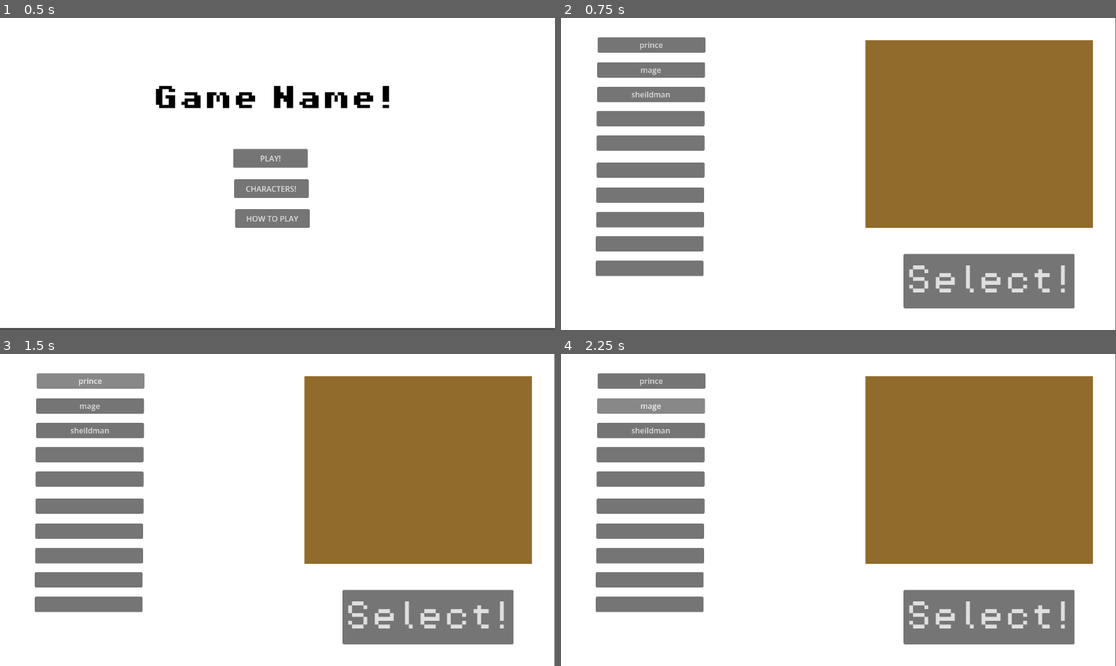
Above: before the commit, frames 1-4 (two rows, left to right).
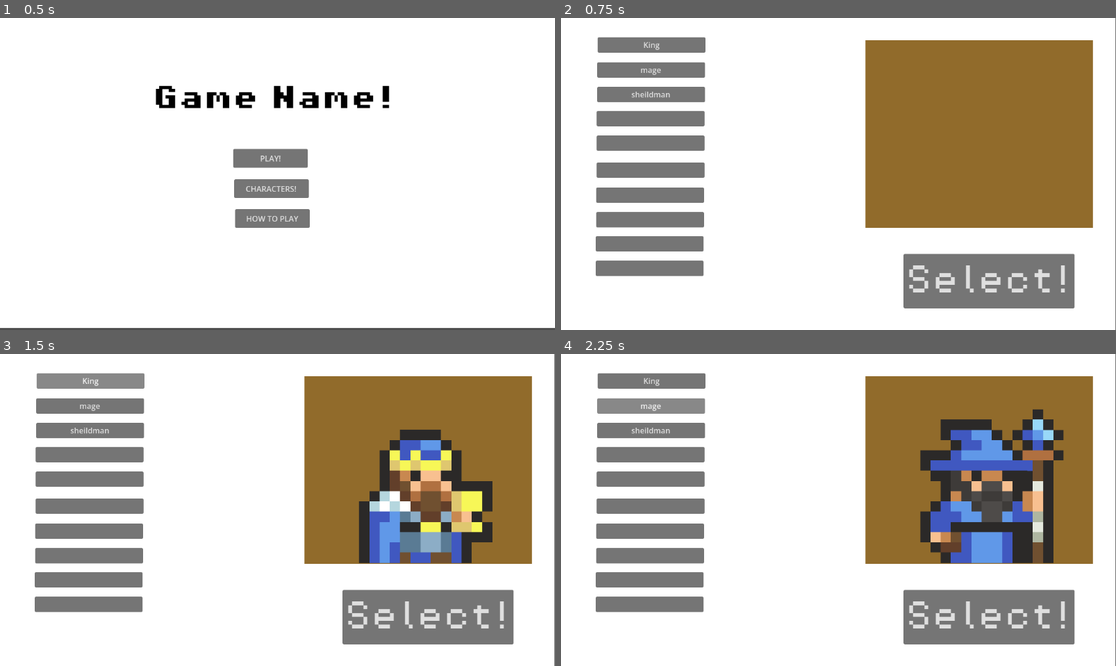
Above: after the commit, the same moments.

Repository: Eminence-dev12/-TheCoolCreativePeople--Haven_Hackclub_Game
Game: Godot game, scene res://scenes/main_menu.tscn
Two runs of this game, one before a commit and one after it. Both use one fixed random seed, a clock stepped at 60 frames per second and the inputs below.
Inputs:
- Up to frame 1 (0.5 s): no input
- Up to frame 2 (0.75 s): click "CHARACTERS!" at 0.5 s
- Up to frame 3 (1.5 s): click "prince" (after the commit: "King") at 1.25 s
- Up to frame 4 (2.25 s): click "mage" at 2 s

Frame 1 is identical in both runs. In frame 2, less than 0.1% of the frame differs, in the area x 14-19%, y 7-11%; in frame 3, 7.9%; in frame 4, 10%, in the area x 14-91%, y 7-68%.

Commit message:
add img to character select
micheal frequently touchs little girls

Diff:
--- a/scenes/character_select.tscn
+++ b/scenes/character_select.tscn
@@ -1,10 +1,14 @@
-[gd_scene load_steps=3 format=3 uid="uid://celsrct84w7n4"]
+[gd_scene format=3 uid="uid://celsrct84w7n4"]
 
 [ext_resource type="FontFile" uid="uid://dbvrjamf2jcfv" path="res://assets/fonts/PixelOperator8.ttf" id="1_x8mhf"]
+[ext_resource type="Texture2D" uid="uid://du0ant0rm471p" path="res://assets/sprites/MinifolksHumans/Outline/MiniMage.png" id="2_uxcyu"]
+[ext_resource type="Texture2D" uid="uid://b6wmm4m0de1n5" path="res://assets/sprites/MinifolksHumans/Outline/MiniKingMan.png" id="3_fa52j"]
+[ext_resource type="Texture2D" uid="uid://c6bysyhuso2u2" path="res://assets/sprites/MinifolksHumans/Outline/MiniShieldMan.png" id="4_5wdeo"]
 
 [sub_resource type="GDScript" id="GDScript_jgus3"]
 resource_name = "characterSelect"
 script/source = "extends Control
+@onready var animated_sprite_2d: AnimatedSprite2D = $ColorRect2/AnimatedSprite2D
 
 
 # Called when the node enters the scene tree for the first time.
@@ -20,11 +24,13 @@
 func _on_button_5_pressed() -> void:
 	Global.selected_character = 1
 	print(\"you Chose prince!\")# Replace with function body.
+	animated_sprite_2d.play(\"prince\")
 
 
 func _on_button_pressed() -> void:
 	Global.selected_character = 2
 	print(\"you choose mage\") # Replace with function body.
+	animated_sprite_2d.play(\"mage\")
 
 
 func _on_button_6_pressed() -> void:
@@ -33,13 +39,120 @@
 
 func _on_button_2_pressed() -> void:
 	Global.selected_character = 3 # Replace with function body.
-
+	animated_sprite_2d.play(\"sheildman\")
 
 func _on_button_4_pressed() -> void:
 	Global.selected_character = 4 # Replace with function body.
 "
 
-[node name="Character select" type="Control"]
+[sub_resource type="AtlasTexture" id="AtlasTexture_w1hxv"]
+atlas = ExtResource("2_uxcyu")
+region = Rect2(0, 0, 32, 32)
+
+[sub_resource type="AtlasTexture" id="AtlasTexture_bqp8h"]
+atlas = ExtResource("2_uxcyu")
+region = Rect2(32, 0, 32, 32)
+
+[sub_resource type="AtlasTexture" id="AtlasTexture_5cdo8"]
+atlas = ExtResource("2_uxcyu")
+region = Rect2(64, 0, 32, 32)
+
+[sub_resource type="AtlasTexture" id="AtlasTexture_pfxxa"]
+atlas = ExtResource("2_uxcyu")
+region = Rect2(96, 0, 32, 32)
+
+[sub_resource type="AtlasTexture" id="AtlasTexture_p44ra"]
+atlas = ExtResource("3_fa52j")
+region = Rect2(0, 0, 32, 32)
+
+[sub_resource type="AtlasTexture" id="AtlasTexture_fqvby"]
+atlas = ExtResource("3_fa52j")
+region = Rect2(32, 0, 32, 32)
+
+[sub_resource type="AtlasTexture" id="AtlasTexture_0sghn"]
+atlas = ExtResource("3_fa52j")
+region = Rect2(64, 0, 32, 32)
+
+[sub_resource type="AtlasTexture" id="AtlasTexture_yxv22"]
+atlas = ExtResource("3_fa52j")
+region = Rect2(96, 0, 32, 32)
+
+[sub_resource type="AtlasTexture" id="AtlasTexture_qokh3"]
+atlas = ExtResource("4_5wdeo")
+region = Rect2(0, 0, 32, 32)
+
+[sub_resource type="AtlasTexture" id="AtlasTexture_pj2qx"]
+atlas = ExtResource("4_5wdeo")
+region = Rect2(32, 0, 32, 32)
+
+[sub_resource type="AtlasTexture" id="AtlasTexture_ckm5t"]
+atlas = ExtResource("4_5wdeo")
+region = Rect2(64, 0, 32, 32)
+
+[sub_resource type="AtlasTexture" id="AtlasTexture_qgi8m"]
+atlas = ExtResource("4_5wdeo")
+region = Rect2(96, 0, 32, 32)
+
+[sub_resource type="SpriteFrames" id="SpriteFrames_tvag1"]
+animations = [{
+"frames": [{
+"duration": 1.0,
+"texture": SubResource("AtlasTexture_w1hxv")
+}, {
+"duration": 1.0,
+"texture": SubResource("AtlasTexture_bqp8h")
+}, {
+"duration": 1.0,
+"texture": SubResource("AtlasTexture_5cdo8")
+}, {
+"duration": 1.0,
+"texture": SubResource("AtlasTexture_pfxxa")
+}],
+"loop": 1,
+"name": &"mage",
+"speed": 5.0
+}, {
+"frames": [],
+"loop": 1,
+"name": &"nothing",
+"speed": 5.0
+}, {
+"frames": [{
+"duration": 1.0,
+"texture": SubResource("AtlasTexture_p44ra")
+}, {
+"duration": 1.0,
+"texture": SubResource("AtlasTexture_fqvby")
+}, {
+"duration": 1.0,
+"texture": SubResource("AtlasTexture_0sghn")
+}, {
+"duration": 1.0,
+"texture": SubResource("AtlasTexture_yxv22")
+}],
+"loop": 1,
+"name": &"prince",
+"speed": 5.0
+}, {
+"frames": [{
+"duration": 1.0,
+"texture": SubResource("AtlasTexture_qokh3")
+}, {
+"duration": 1.0,
+"texture": SubResource("AtlasTexture_pj2qx")
+}, {
+"duration": 1.0,
+"texture": SubResource("AtlasTexture_ckm5t")
+}, {
+"duration": 1.0,
+"texture": SubResource("AtlasTexture_qgi8m")
+}],
+"loop": 1,
+"name": &"sheildman",
+"speed": 5.0
+}]
+
+[node name="Character select" type="Control" unique_id=117796302]
 layout_mode = 3
 anchors_preset = 15
 anchor_right = 1.0
@@ -48,20 +161,20 @@
 grow_vertical = 2
 script = SubResource("GDScript_jgus3")
 
-[node name="ColorRect" type="ColorRect" parent="."]
+[node name="ColorRect" type="ColorRect" parent="." unique_id=1282349183]
 layout_mode = 0
 offset_right = 1151.0
 offset_bottom = 651.0
 
-[node name="Button5" type="Button" parent="."]
+[node name="Button5" type="Button" parent="." unique_id=145838470]
 layout_mode = 0
 offset_left = 76.0
 offset_top = 40.0
 offset_right = 300.0
 offset_bottom = 72.0
-text = "prince"
-
-[node name="Button" type="Button" parent="."]
+text = "King"
+
+[node name="Button" type="Button" parent="." unique_id=124286743]
 layout_mode = 0
 offset_left = 75.0
 offset_top = 92.0
@@ -70,7 +183,7 @@
 text = "mage
 "
 
-[node name="Button2" type="Button" parent="."]
+[node name="Button2" type="Button" parent="." unique_id=2094084970]
 layout_mode = 0
 offset_left = 75.0
 offset_top = 143.0
@@ -78,21 +191,21 @@
 offset_bottom = 175.0
 text = "sheildman"
 
-[node name="Button4" type="Button" parent="."]
+[node name="Button4" type="Button" parent="." unique_id=892898553]
 layout_mode = 0
 offset_left = 74.0
 offset_top = 193.0
 offset_right = 298.0
 offset_bottom = 225.0
 
-[node name="Button3" type="Button" parent="."]
+[node name="Button3" type="Button" parent="." unique_id=1854558192]
 layout_mode = 0
 offset_left = 74.0
 offset_top = 244.0
 offset_right = 298.0
 offset_bottom = 276.0
 
-[node name="Button6" type="Button" parent="."]
+[node name="Button6" type="Button" parent="." unique_id=1436894851]
 layout_mode = 0
 offset_left = 711.0
 offset_top = 490.0
@@ -103,7 +216,7 @@
 theme_override_font_sizes/font_size = 63
 text = "Select!"
 
-[node name="ColorRect2" type="ColorRect" parent="."]
+[node name="ColorRect2" type="ColorRect" parent="." unique_id=164543198]
 layout_mode = 1
 anchors_preset = -1
 anchor_right = 0.017
@@ -114,14 +227,20 @@
 offset_bottom = 415.912
 color = Color(0.56824, 0.420365, 0.169983, 1)
 
-[node name="Button7" type="Button" parent="."]
+[node name="AnimatedSprite2D" type="AnimatedSprite2D" parent="ColorRect2" unique_id=826793962]
+position = Vector2(241, 69)
+scale = Vector2(21.25, 21.25)
+sprite_frames = SubResource("SpriteFrames_tvag1")
+animation = &"nothing"
+
+[node name="Button7" type="Button" parent="." unique_id=1268187313]
 layout_mode = 0
 offset_left = 74.0
 offset_top = 300.0
 offset_right = 298.0
 offset_bottom = 332.0
 
-[node name="Button8" type="Button" parent="."]
+[node name="Button8" type="Button" parent="." unique_id=954414039]
 layout_mode = 0
 offset_left = 73.0
 offset_top = 352.0
@@ -130,21 +249,21 @@
 text = "
 "
 
-[node name="Button9" type="Button" parent="."]
+[node name="Button9" type="Button" parent="." unique_id=1758454924]
 layout_mode = 0
 offset_left = 73.0
 offset_top = 403.0
 offset_right = 297.0
 offset_bottom = 435.0
 
-[node name="Button10" type="Button" parent="."]
+[node name="Button10" type="Button" parent="." unique_id=2145342266]
 layout_mode = 0
 offset_left = 72.0
 offset_top = 453.0
 offset_right = 296.0
 offset_bottom = 485.0
 
-[node name="Button11" type="Button" parent="."]
+[node name="Button11" type="Button" parent="." unique_id=673445035]
 layout_mode = 0
 offset_left = 72.0
 offset_top = 504.0
--- a/scenes/mage.tscn
+++ b/scenes/mage.tscn
@@ -33,19 +33,27 @@
 
 [sub_resource type="AtlasTexture" id="AtlasTexture_t2cfv"]
 atlas = ExtResource("2_t2cfv")
-region = Rect2(0, 0, 32, 32)
+region = Rect2(0, 32, 32, 32)
 
 [sub_resource type="AtlasTexture" id="AtlasTexture_r5lxc"]
 atlas = ExtResource("2_t2cfv")
-region = Rect2(32, 0, 32, 32)
+region = Rect2(32, 32, 32, 32)
 
 [sub_resource type="AtlasTexture" id="AtlasTexture_yb71v"]
 atlas = ExtResource("2_t2cfv")
-region = Rect2(64, 0, 32, 32)
+region = Rect2(64, 32, 32, 32)
 
 [sub_resource type="AtlasTexture" id="AtlasTexture_nc4w5"]
 atlas = ExtResource("2_t2cfv")
-region = Rect2(96, 0, 32, 32)
+region = Rect2(96, 32, 32, 32)
+
+[sub_resource type="AtlasTexture" id="AtlasTexture_8wtao"]
+atlas = ExtResource("2_t2cfv")
+region = Rect2(128, 32, 32, 32)
+
+[sub_resource type="AtlasTexture" id="AtlasTexture_kpj5n"]
+atlas = ExtResource("2_t2cfv")
+region = Rect2(160, 32, 32, 32)
 
 [sub_resource type="AtlasTexture" id="AtlasTexture_kse8p"]
 atlas = ExtResource("2_t2cfv")
@@ -136,6 +144,12 @@
 }, {
 "duration": 1.0,
 "texture": SubResource("AtlasTexture_nc4w5")
+}, {
+"duration": 1.0,
+"texture": SubResource("AtlasTexture_8wtao")
+}, {
+"duration": 1.0,
+"texture": SubResource("AtlasTexture_kpj5n")
 }],
 "loop": 1,
 "name": &"run",
@@ -190,8 +204,9 @@
 position = Vector2(4.5, -4.5)
 scale = Vector2(1.28125, 1.28125)
 sprite_frames = SubResource("SpriteFrames_j2dsb")
-animation = &"smak"
-autoplay = "run"
+animation = &"run"
+autoplay = "idol"
+frame_progress = 0.07495656
 
 [node name="CollisionShape2D" type="CollisionShape2D" parent="." unique_id=1426523904]
 position = Vector2(5, 9)
